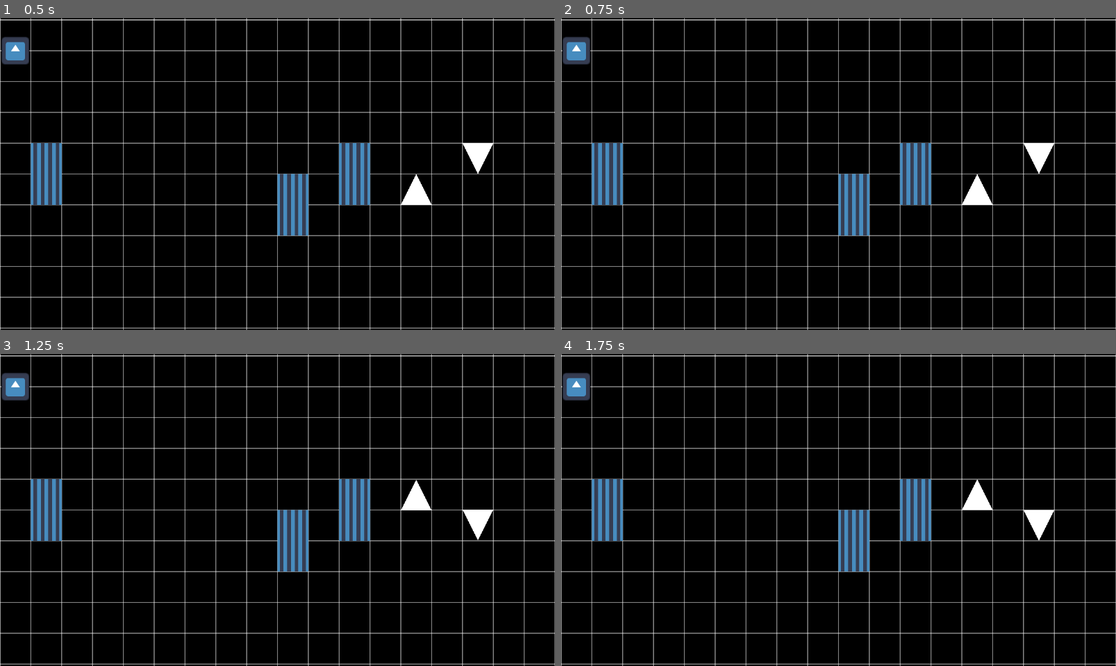
Above: before the commit, frames 1-4 (two rows, left to right).
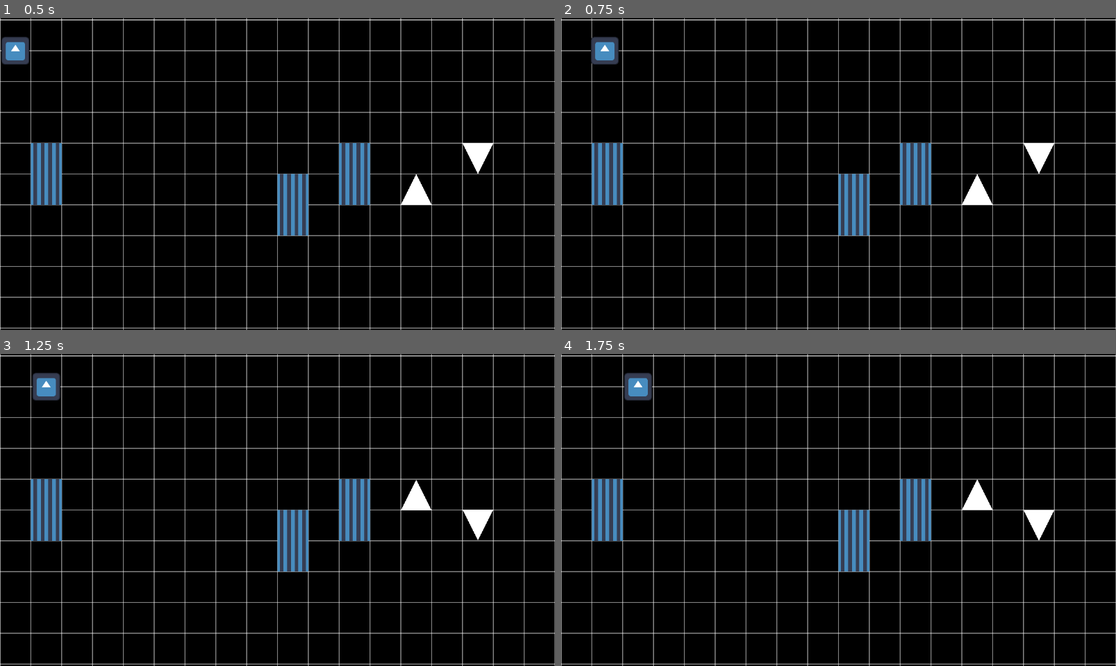
Above: after the commit, the same moments.

Repository: pradoh97/square-jam
Game: Godot game, scene res://levels/test_level.tscn
Same seed, same stepped clock (60 frames per second), same inputs: the game is played once before the commit and once after it. Before the commit the project has no main scene; this scene is started directly in both runs. The engine's default icon, where the game draws it, is replaced by a stand-in: a white triangle on a blue panel in a dark square.
Inputs:
- Up to frame 1 (0.5 s): no input
- Up to frame 2 (0.75 s): tap Enter at 0.5 s; hold D (move, bound only after the commit) from 0.53 s (still down)
- Up to frame 3 (1.25 s): keep holding D (move, bound only after the commit)
- Up to frame 4 (1.75 s): release D (move, bound only after the commit) at 1.28 s; tap D (move, bound only after the commit) at 1.35 s

Frame 1 is identical in both runs. In frame 2, 0.9% of the frame differs, in the area x 0-11%, y 6-15%; in frame 3, 0.9%; in frame 4, 0.9%.

Commit message:
Add key bindings

Diff:
--- a/project.godot
+++ b/project.godot
@@ -11,5 +11,16 @@
 [application]
 
 config/name="Square Jam"
+run/main_scene="uid://yjx67y2cqi8c"
 config/features=PackedStringArray("4.5", "Forward Plus")
 config/icon="res://icon.svg"
+
+[input]
+
+move={
+"deadzone": 0.2,
+"events": [Object(InputEventKey,"resource_local_to_scene":false,"resource_name":"","device":-1,"window_id":0,"alt_pressed":false,"shift_pressed":false,"ctrl_pressed":false,"meta_pressed":false,"pressed":false,"keycode":0,"physical_keycode":68,"key_label":0,"unicode":100,"location":0,"echo":false,"script":null)
+, Object(InputEventKey,"resource_local_to_scene":false,"resource_name":"","device":-1,"window_id":0,"alt_pressed":false,"shift_pressed":false,"ctrl_pressed":false,"meta_pressed":false,"pressed":false,"keycode":0,"physical_keycode":4194321,"key_label":0,"unicode":0,"location":0,"echo":false,"script":null)
+, Object(InputEventKey,"resource_local_to_scene":false,"resource_name":"","device":-1,"window_id":0,"alt_pressed":false,"shift_pressed":false,"ctrl_pressed":false,"meta_pressed":false,"pressed":false,"keycode":0,"physical_keycode":32,"key_label":0,"unicode":32,"location":0,"echo":false,"script":null)
+]
+}
